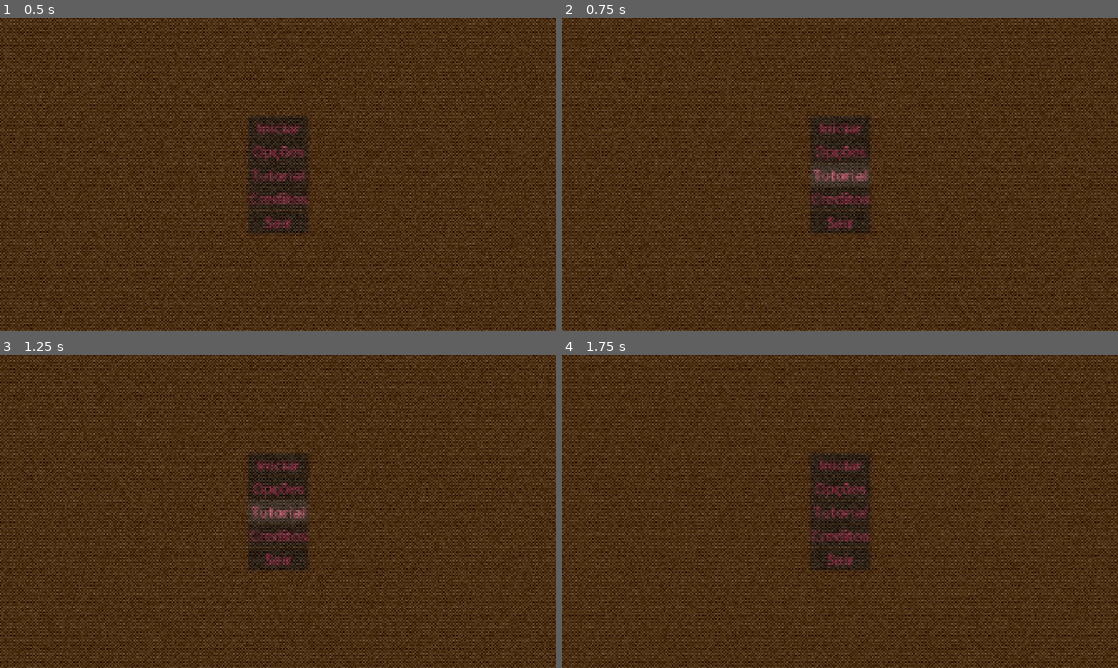
Above: before the commit, frames 1-4 (two rows, left to right).
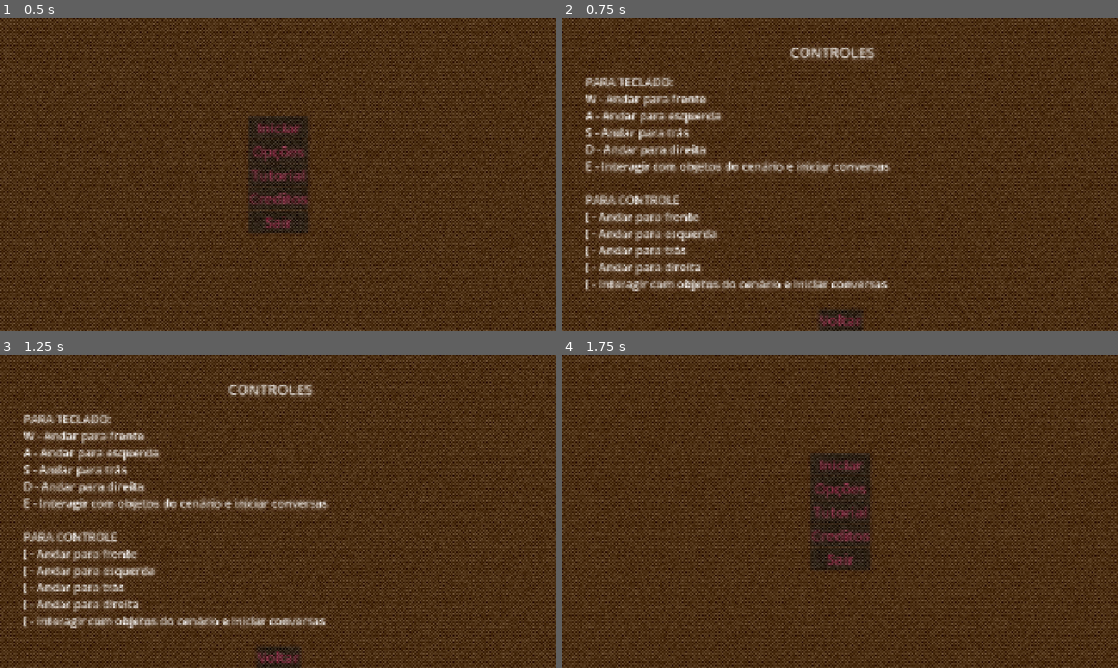
Above: after the commit, the same moments.

Repository: RafaCappetta/JOGO_GAMEJAM_LITERARIA
Game: Godot game, scene res://cenas/menu_inicial.tscn
Two runs of this game, one before a commit and one after it. Both use one fixed random seed, a clock stepped at 60 frames per second and the inputs below. Video files are missing from this copy of the repository; at most half a second of black plays in their place.
Inputs (mouse positions are in pixels of both pictures, inside the frame that each line leads up to):
- Up to frame 1 (0.5 s): no input
- Up to frame 2 (0.75 s): click "Tutorial" at 0.5 s
- Up to frame 3 (1.25 s): no input
- Up to frame 4 (1.75 s): click (840, 655) at 1.25 s, where only the run after the commit has a clickable "Voltar"

Frame 1 is identical in both runs. In frame 2, 10% of the frame differs, in the area x 4-60%, y 9-100%; in frame 3, 11%; in frame 4, nothing differs.

Commit message:
Tela de tutorial para teclado e controle (WIP)

Diff:
--- a/cenas/menu_inicial.tscn
+++ b/cenas/menu_inicial.tscn
@@ -74,4 +74,5 @@
 layout_mode = 1
 
 [connection signal="pressed" from="VBoxContainer/Iniciar" to="." method="_on_iniciar_pressed"]
+[connection signal="pressed" from="VBoxContainer/Tutorial" to="." method="_on_tutorial_pressed"]
 [connection signal="pressed" from="VBoxContainer/Sair" to="." method="_on_sair_pressed"]
--- /dev/null
+++ b/cenas/tutorial.tscn
@@ -0,0 +1,90 @@
+[gd_scene format=3 uid="uid://c7f3l20yov7y4"]
+
+[ext_resource type="PackedScene" uid="uid://bs7gnxq8d3ng7" path="res://cenas/tela.tscn" id="1_0mca6"]
+[ext_resource type="Script" uid="uid://book68nqqo62" path="res://scripts/tutorial.gd" id="1_khbqm"]
+
+[node name="Tutorial" type="Control" unique_id=639086871]
+layout_mode = 3
+anchors_preset = 15
+anchor_right = 1.0
+anchor_bottom = 1.0
+grow_horizontal = 2
+grow_vertical = 2
+script = ExtResource("1_khbqm")
+
+[node name="ColorRect" type="ColorRect" parent="." unique_id=1497607355]
+layout_mode = 1
+anchors_preset = 15
+anchor_right = 1.0
+anchor_bottom = 1.0
+grow_horizontal = 2
+grow_vertical = 2
+color = Color(0.3019608, 0.1882353, 0.08235294, 1)
+
+[node name="VBoxContainer" type="VBoxContainer" parent="." unique_id=2145044176]
+layout_mode = 1
+anchors_preset = 7
+anchor_left = 0.5
+anchor_top = 1.0
+anchor_right = 0.5
+anchor_bottom = 1.0
+offset_left = -77.0
+offset_top = -77.0
+offset_right = 77.0
+grow_horizontal = 2
+grow_vertical = 0
+
+[node name="Voltar" type="Button" parent="VBoxContainer" unique_id=871748838]
+layout_mode = 2
+theme_override_colors/font_color = Color(0.57254905, 0.19607843, 0.3019608, 1)
+theme_override_colors/font_hover_color = Color(0.8627451, 0.40784314, 0.52156866, 1)
+theme_override_font_sizes/font_size = 50
+text = "Voltar"
+
+[node name="Controles" type="Label" parent="." unique_id=974648549]
+layout_mode = 1
+anchors_preset = -1
+anchor_left = 0.5
+anchor_top = 0.07700001
+anchor_right = 0.5
+anchor_bottom = 0.07700001
+offset_left = -175.0
+offset_top = -0.16001129
+offset_right = 176.0
+offset_bottom = 176.84
+grow_horizontal = 2
+theme_override_font_sizes/font_size = 50
+text = "CONTROLES"
+
+[node name="Teclas" type="Label" parent="." unique_id=1310729378]
+layout_mode = 1
+anchors_preset = -1
+anchor_left = 0.31500003
+anchor_top = 0.527
+anchor_right = 0.31500003
+anchor_bottom = 0.527
+offset_left = -525.80005
+offset_top = -376.16003
+offset_right = 526.19995
+offset_bottom = 490.83997
+grow_horizontal = 2
+grow_vertical = 2
+theme_override_font_sizes/font_size = 40
+text = "PARA TECLADO:
+W - Andar para frente
+A - Andar para esquerda
+S - Andar para trás
+D - Andar para direita
+E - Interagir com objetos do cenário e iniciar conversas
+
+PARA CONTROLE
+[ - Andar para frente
+[ - Andar para esquerda
+[ - Andar para trás
+[ - Andar para direita
+[ - Interagir com objetos do cenário e iniciar conversas"
+
+[node name="Tela" parent="." unique_id=296651799 instance=ExtResource("1_0mca6")]
+layout_mode = 1
+
+[connection signal="pressed" from="VBoxContainer/Voltar" to="." method="_on_voltar_pressed"]
--- a/scripts/menu_inicial.gd
+++ b/scripts/menu_inicial.gd
@@ -10,5 +10,8 @@
 func _on_iniciar_pressed() -> void:
 	get_tree().change_scene_to_file("res://cenas/Main.tscn")
 
+func _on_tutorial_pressed() -> void:
+	get_tree().change_scene_to_file("res://cenas/tutorial.tscn")
+
 func _on_sair_pressed() -> void:
 	get_tree().quit()
--- /dev/null
+++ b/scripts/tutorial.gd
@@ -0,0 +1,11 @@
+extends Control
+
+
+func _ready() -> void:
+	pass
+
+func _process(delta: float) -> void:
+	pass
+
+func _on_voltar_pressed() -> void:
+	get_tree().change_scene_to_file("res://cenas/menu_inicial.tscn")
Not shown, added: scripts/tutorial.gd.uid
